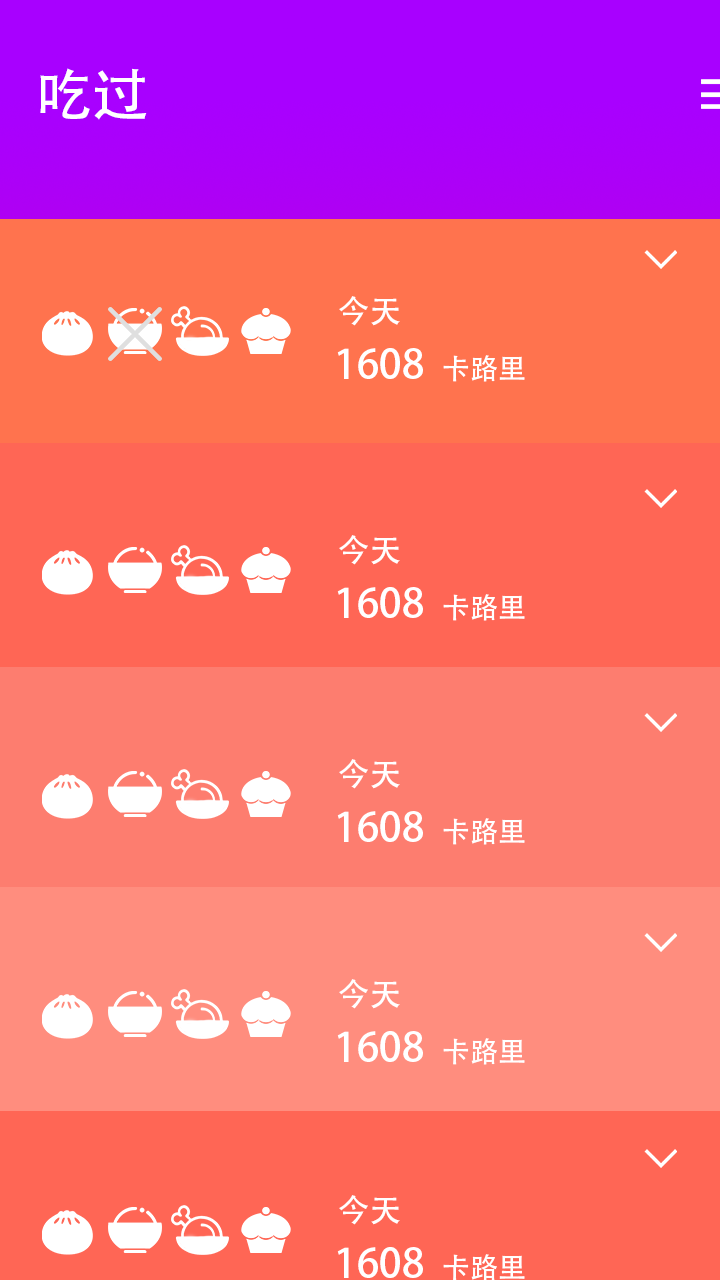
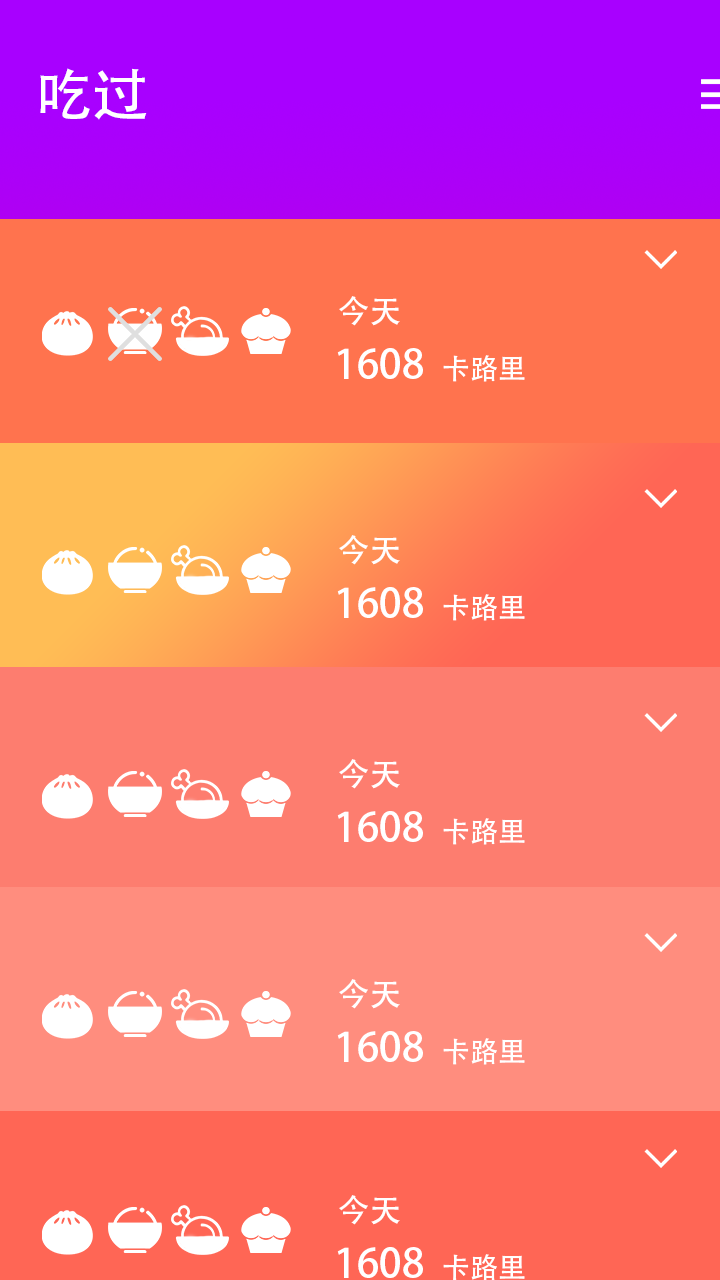
Layers edited between the first and the second 720 x 1280 image:
pixels changed over box(0, 443, 674, 667) (layer not identified)
